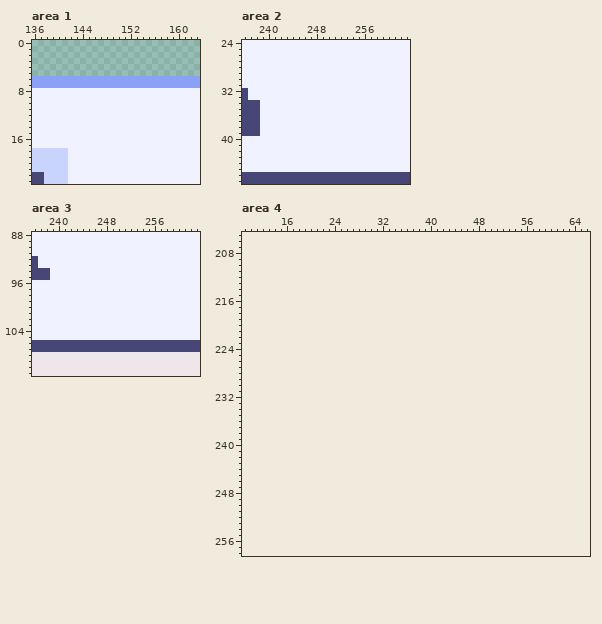
One commit to this pixel-art file: aseprite_files/needs_gui_v3.aseprite. That is the earlier state.
600x200 pixels, 1 frame. Colours within 5 levels of each other are drawn and written as one. Shown: area 1: x 136..163, y 0..23; area 2: x 236..263, y 24..47; area 3: x 236..263, y 88..111; area 4: x 9..66, y 205..258. The old version is drawn lined up with the new one, on the new canvas. The commit also changed other parts of the picture, which this record leaves out.
New version:
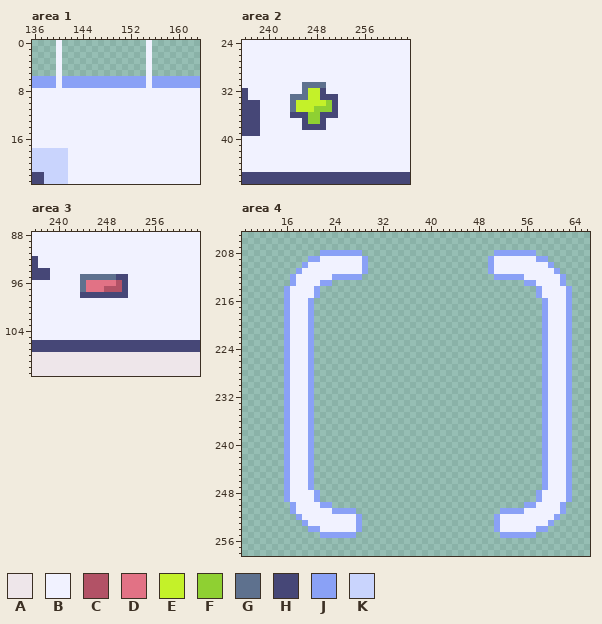
Palette (. is transparent): A #eee6ea  B #f1f2ff  C #b25266  D #e27285  E #c4f129  F #8fd032  G #5e718e  H #464777  J #8aa1f6  K #c9d4fd
Diff:
canvas 600x200 -> 600x600
Area 1:
y 0..5: x 140 . -> B; x 155 . -> B
y 6..7: x 140 J -> B; x 155 J -> B
Area 2:
y 31: x 246..249 BBBB -> GGGG
y 32: x 246..249 BBBB -> GEEH
y 33: x 244..251 BBBBBBBB -> GGGEEHHH
y 34: x 244..251 BBBBBBBB -> GEEEEEFH
y 35: x 244..251 BBBBBBBB -> GEEEFFFH
y 36: x 244..251 BBBBBBBB -> HHHFFHHH
y 37: x 246..249 BBBB -> HFFH
y 38: x 246..249 BBBB -> HHHH
Area 3:
y 95: x 244..251 BBBBBBBB -> GGGGGGHH
y 96: x 244..251 BBBBBBBB -> GDDDDDCH
y 97: x 244..251 BBBBBBBB -> GDDDCCCH
y 98: x 244..251 BBBBBBBB -> HHHHHHHH
Area 4:
y 208: x 22..28 ....... -> JJJJJJJ; x 51..57 ....... -> JJJJJJJ
y 209: x 20..29 .......... -> JJBBBBBBBJ; x 50..59 .......... -> JBBBBBBBJJ
y 210: x 19..29 ........... -> JBBBBBBBBBJ; x 50..60 ........... -> JBBBBBBBBBJ
y 211: x 18..29 ............ -> JBBBBBBBBBBJ; x 50..61 ............ -> JBBBBBBBBBBJ
y 212: x 17..28 ............ -> JBBBBBBJJJJJ; x 51..62 ............ -> JJJJJBBBBBBJ
y 213: x 17..23 ....... -> JBBBBJJ; x 56..62 ....... -> JJBBBBJ
y 214..215: x 16..21 ...... -> JBBBBJ; x 58..63 ...... -> JBBBBJ
y 216..247: x 16..20 ..... -> JBBBJ; x 59..63 ..... -> JBBBJ
y 248..249: x 16..21 ...... -> JBBBBJ; x 58..63 ...... -> JBBBBJ
y 250: x 17..23 ....... -> JBBBBJJ; x 56..62 ....... -> JJBBBBJ
y 251: x 17..27 ........... -> JBBBBBBJJJJ; x 52..62 ........... -> JJJJBBBBBBJ
y 252: x 18..28 ........... -> JBBBBBBBBBJ; x 51..61 ........... -> JBBBBBBBBBJ
y 253: x 19..28 .......... -> JBBBBBBBBJ; x 51..60 .......... -> JBBBBBBBBJ
y 254: x 20..28 ......... -> JJBBBBBBJ; x 51..59 ......... -> JBBBBBBJJ
y 255: x 22..27 ...... -> JJJJJJ; x 52..57 ...... -> JJJJJJ
